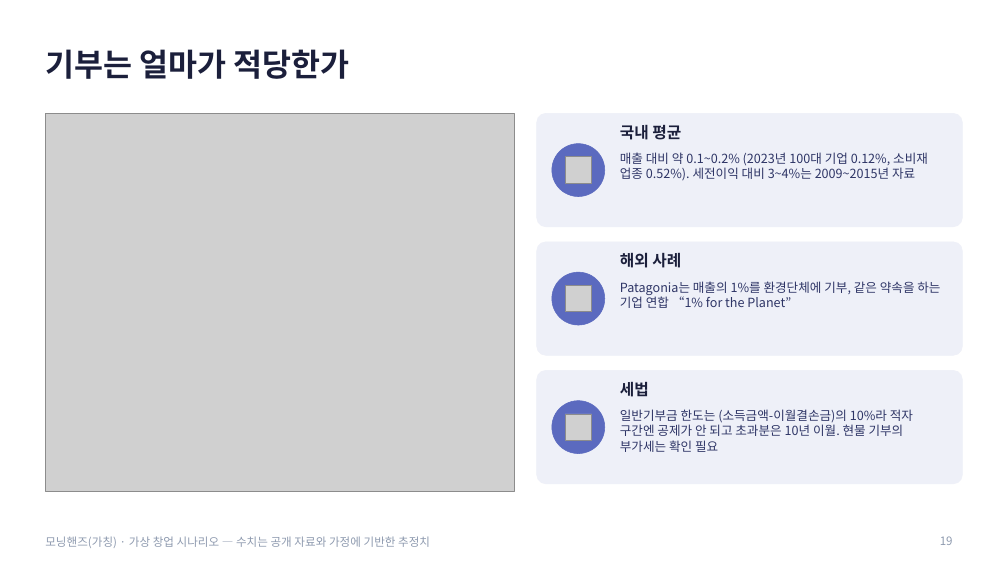
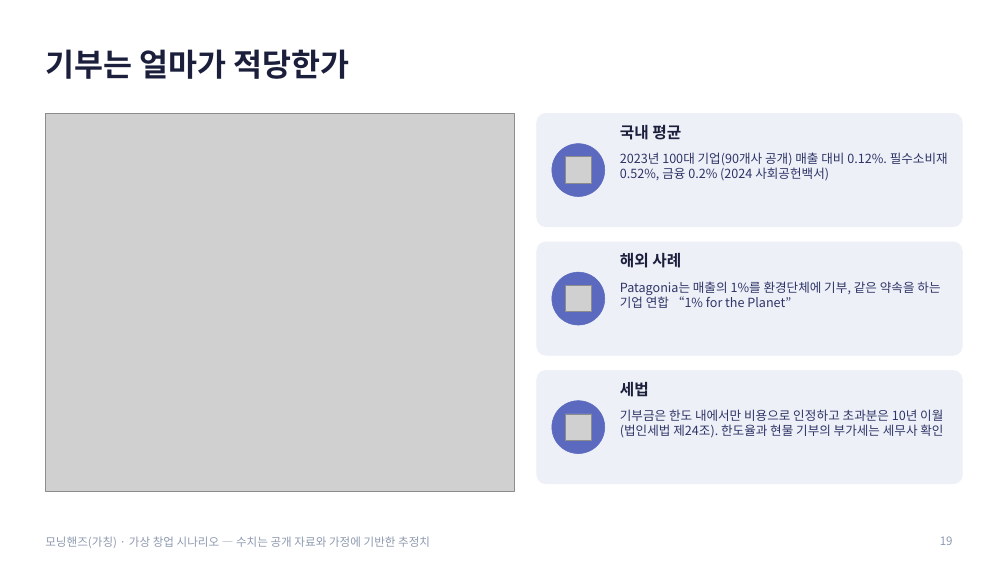
Before and after one commit to g975682-source/-, a slide deck: slide 19 of MorningHands_Business_Analysis.pptx. Drawn at 1008x567 pixels with LibreOffice and Linux fonts; fonts in the diff are those of the drawing; grey boxes stand for pictures. Boxes give left, top, right and bottom in pixels: in the first picture for what was removed or moved away, otherwise in the second. Text is boxed around its words. In the diff, an @@ line names an element or a change of style, - is before the commit and + after.

```diff
--- a/MorningHands_Business_Analysis.pptx
+++ b/MorningHands_Business_Analysis.pptx
@@ text at (x1=620, y1=152, x2=948, y2=181): text changed @@
-매출 대비 약 0.1~0.2% (2023년 100대 기업 0.12%, 소비재 업종 0.52%). 세전이익 대비 3~4%는 2009~2015년 자료
+2023년 100대 기업(90개사 공개) 매출 대비 0.12%. 필수소비재 0.52%, 금융 0.2% (2024 사회공헌백서)
@@ text at (x1=620, y1=409, x2=943, y2=438): text changed @@
-일반기부금 한도는 (소득금액-이월결손금)의 10%라 적자 구간엔 공제가 안 되고 초과분은 10년 이월. 현물 기부의 부가세는 확인 필요
+기부금은 한도 내에서만 비용으로 인정하고 초과분은 10년 이월(법인세법 제24조). 한도율과 현물 기부의 부가세는 세무사 확인
```
Also in this commit, not shown: 12 other slides changed.
